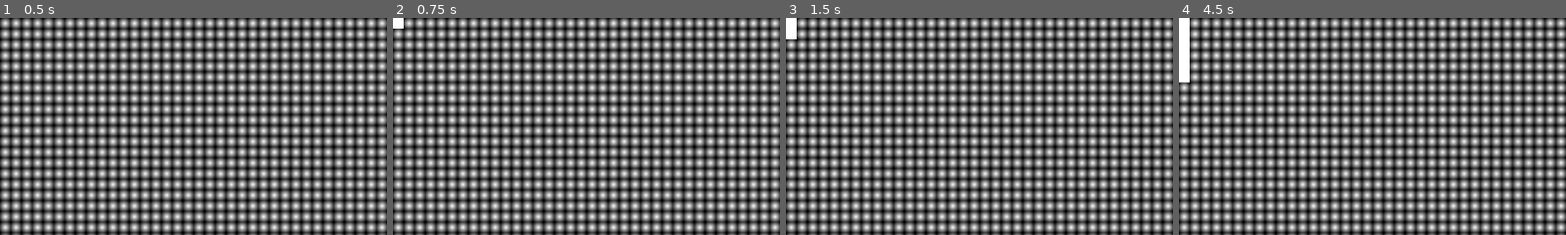
Above: before the commit, frames 1-4 (left to right).
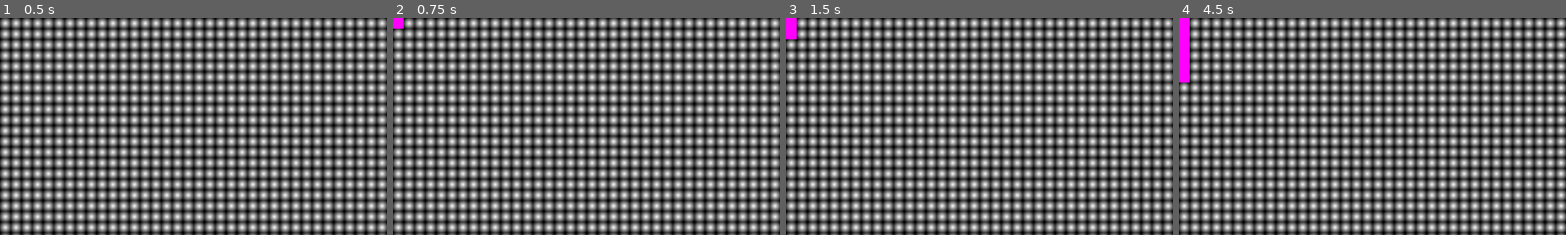
Above: after the commit, the same moments.

Repository: snappy-cobra/GGJ25
Game: Godot game, scene res://scenes/world.tscn
Two runs of this game, one before a commit and one after it. Both use one fixed random seed, a clock stepped at 60 frames per second and the inputs below.
Inputs (mouse positions are % of the whole screen's width and height, from its top left):
- Up to frame 1 (0.5 s): no input
- Up to frame 2 (0.75 s): tap Enter (join_1) at 0.5 s; move the mouse to (1, 1) at 0.52 s; hold D (right_0) from 0.53 s (still down); tap E (join_0) at 0.6 s; click (1, 1) at 0.67 s
- Up to frame 3 (1.5 s): tap Enter (join_1) at 0.8, 1.35 s; tap Space at 1.25 s; move the mouse to (1, 4) at 1.27 s; release D (right_0) at 1.28 s; hold S (down_0) from 1.28 s (still down); click (1, 4) at 1.42 s
- Up to frame 4 (4.5 s): tap Q (leave_0) at 1.55, 2.1 s; tap Enter (join_1) at 2, 3.5, 3.8, 4.35 s; move the mouse to (1, 6) at 2.02 s; release S (down_0) at 2.03 s; hold D (right_0) 2.03-2.78 s; click (1, 6) at 2.17 s; tap Backspace (leave_1) at 2.3, 2.85 s; tap Space at 2.75, 4.25 s; move the mouse to (1, 9) at 2.77 s; hold W (up_0) 2.78-3.53 s; click (1, 9) at 2.92 s; tap E (join_0) at 3.05, 3.6 s; move the mouse to (1, 11) at 3.52 s; hold A (left_0) from 3.53 s (still down); click (1, 11) at 3.67 s; move the mouse to (1, 14) at 4.27 s; click (1, 14) at 4.42 s
The pictures show only the part of the screen within x 0-50%, y 0-50%; the shares and areas given below are measured in that part.

Frame 1 is identical in both runs. In frame 2, 0.1% of the frame differs, in the area x 0-3%, y 0-5%; in frame 3, 0.3%; in frame 4, 0.8%, in the area x 0-3%, y 0-30%.

Commit message:
players have teams!

Diff:
--- a/game/code/bubble.gd
+++ b/game/code/bubble.gd
@@ -12,11 +12,12 @@
 	bubble.position = pos * size
 	return bubble
 
-func pop() -> void:
+func pop(player: Player) -> void:
 	$Unpopped.hide()
+	$Popped.modulate = player.team.color
 	$Popped.show()
 
 
 func _on_debug_input_input_event(viewport: Node, event: InputEvent, shape_idx: int) -> void:
 	if event is InputEventMouseButton:
-		pop()
+		pop(get_node("../../Players").debug_player)
--- a/game/code/bubbles.gd
+++ b/game/code/bubbles.gd
@@ -14,5 +14,6 @@
 			add_child(bubble)
 
 func pop(pos: Vector2i, player: Player) -> void:
+	prints("pop", pop, player)
 	if bubbles.has(pos):
-		bubbles[pos].pop()
+		bubbles[pos].pop(player)
--- a/game/code/input_connector.gd
+++ /dev/null
@@ -1,55 +0,0 @@
-extends Node
-
-var socket = WebSocketPeer.new()
-
-var has_introduced := false
-
-func _ready() -> void:
-	if true:
-		queue_free()
-		return
-	var connect_result := socket.connect_to_url(Config.server_url())
-	if connect_result != OK:
-		quit("Failed to connect to host: " + str(connect_result), connect_result)
-
-func _process(_delta: float) -> void:
-	socket.poll()
-
-	match socket.get_ready_state():
-		WebSocketPeer.STATE_OPEN:
-			if !has_introduced:
-				socket.send_text(JSON.stringify({"type": "hostconnect", "password": Config.server_password()}))
-				has_introduced = true
-
-			while socket.get_available_packet_count() > 0:
-				var message_text: String = socket.get_packet().get_string_from_utf8()
-				var message: Variant = JSON.parse_string(message_text)
-				handle_message(message)
-		WebSocketPeer.STATE_CLOSED:
-			quit("Connection closed: " + socket.get_close_reason(), socket.get_close_code())
-
-
-func handle_message(message: Variant) -> void:
-	if !(message is Dictionary):
-		return
-	match message.type:
-		"error":
-			quit("Error: " + message.msg)
-		"connectsuccess":
-			pass
-		"playerjoin":
-			%Players.player_join(message.id, message.name)
-		"playerleave":
-			%Players.player_leave(message.id)
-		"playerinput":
-			match message.inputtype:
-				"move":
-					var movement := Vector2(message.movement[0], message.movement[1])
-					%Players.player_move(message.id, movement)
-				_:
-					return
-		_:
-			return
-func quit(error_message: String, error_code: int = -1):
-	print(error_message)
-	get_tree().quit(error_code)
--- a/game/code/local_input.gd
+++ /dev/null
@@ -1,16 +0,0 @@
-extends Node
-
-const id0 := "local_0"
-const id1 := "local_1"
-
-func _input(event: InputEvent) -> void:
-	if Input.is_action_just_pressed("join_0"):
-		%Players.player_join(id0, "Local 0")
-	if Input.is_action_just_pressed("leave_0"):
-		%Players.player_leave(id0)
-	%Players.player_move(id0, Input.get_vector("left_0", "right_0", "up_0", "down_0"))
-	if Input.is_action_just_pressed("join_1"):
-		%Players.player_join(id1, "Local 1")
-	if Input.is_action_just_pressed("leave_1"):
-		%Players.player_leave(id1)
-	%Players.player_move(id1, Input.get_vector("left_1", "right_1", "up_1", "down_1"))
--- a/game/code/phoenix_input.gd
+++ b/game/code/phoenix_input.gd
@@ -60,7 +60,13 @@
 
 func _on_Channel_event(event: String, payload, status):
 	print("_on_Channel_event:  ", event, ", ", status, ", ", payload)
-	%Bubbles.pop(Vector2i(payload.x, payload.y), null)
+	var player_id: String = payload.player_id
+	if !%Players.has_player(player_id):
+		%Players.player_join(player_id, player_id)
+	var player: Player = %Players.get_player(player_id)
+	assert(player != null)
+	if event == "pop":
+		%Bubbles.pop(Vector2i(payload.x, payload.y), player)
 
 func _on_Channel_join_result(status, result):
 	print("_on_Channel_join_result:  ", status, result)
--- a/game/code/player.gd
+++ b/game/code/player.gd
@@ -1,5 +1,22 @@
 class_name Player
 extends Node
 
+class Team:
+	var id: String
+	var color: Color
+	func _init(id: String, color: Color):
+		self.id = id
+		self.color = color
+
+const player_scene = preload("res://scenes/player.tscn")
 var id: String
 var display_name: String
+var team: Team
+
+static func create(id: String, display_name: String, team: Team) -> Player:
+	var player = player_scene.instantiate()
+	player.id = id
+	player.name = id
+	player.display_name = display_name
+	player.team = team
+	return player
--- a/game/code/players.gd
+++ b/game/code/players.gd
@@ -1,6 +1,17 @@
-extends Node2D
+class_name Players
+extends Node
 
-const player_scene = preload("res://scenes/player.tscn")
+
+
+
+var teams: Array[Player.Team] = [
+	Player.Team.new("RED", Color(1, 0, 0)),
+	Player.Team.new("GREEN", Color(0, 1, 0)),
+	Player.Team.new("BLUE", Color(0, 0, 1))
+]
+var next_team: int = 0
+var debug_player: Player = Player.create("debug", "debug", Player.Team.new("debug", Color(1, 0, 1)))
+
 
 class EmptyResult:
 	var is_err: bool
@@ -18,10 +29,8 @@
 func player_join(id: String, name: String) -> EmptyResult:
 	if has_node(id):
 		return EmptyResult.err("Player %s already exists" % id)
-	var player: Player = player_scene.instantiate()
-	player.id = id
-	player.name = id
-	player.display_name = name
+	var player: Player = Player.create(id, name, teams[next_team])
+	next_team = (next_team + 1) % teams.size()
 	add_child(player)
 	return EmptyResult.ok()
 
--- a/game/scenes/world.tscn
+++ b/game/scenes/world.tscn
@@ -9,7 +9,7 @@
 [node name="PhoenixInput" type="Node" parent="."]
 script = ExtResource("3_6kcq6")
 
-[node name="Players" type="Node2D" parent="."]
+[node name="Players" type="Node" parent="."]
 unique_name_in_owner = true
 script = ExtResource("2_qriy4")
 
